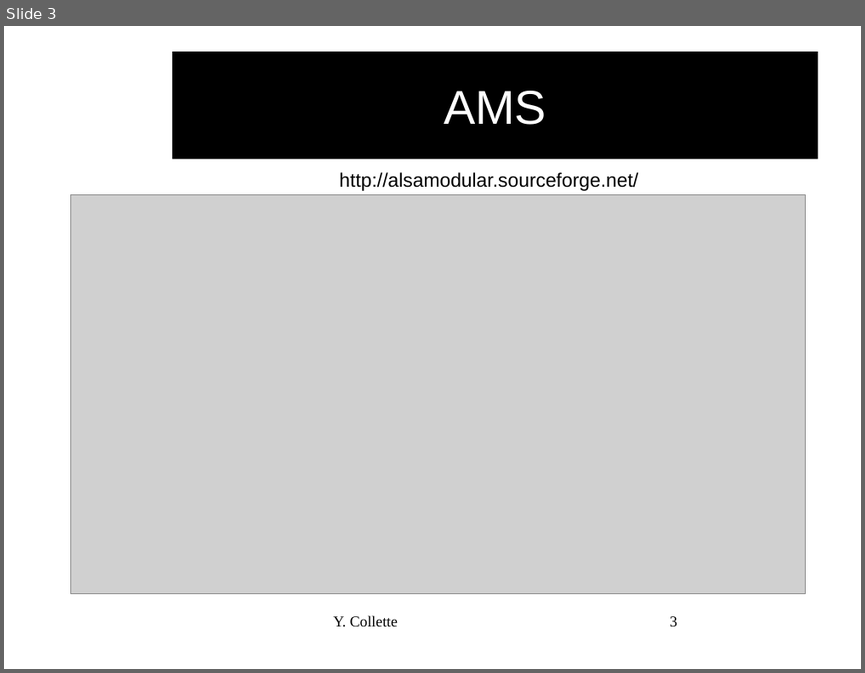
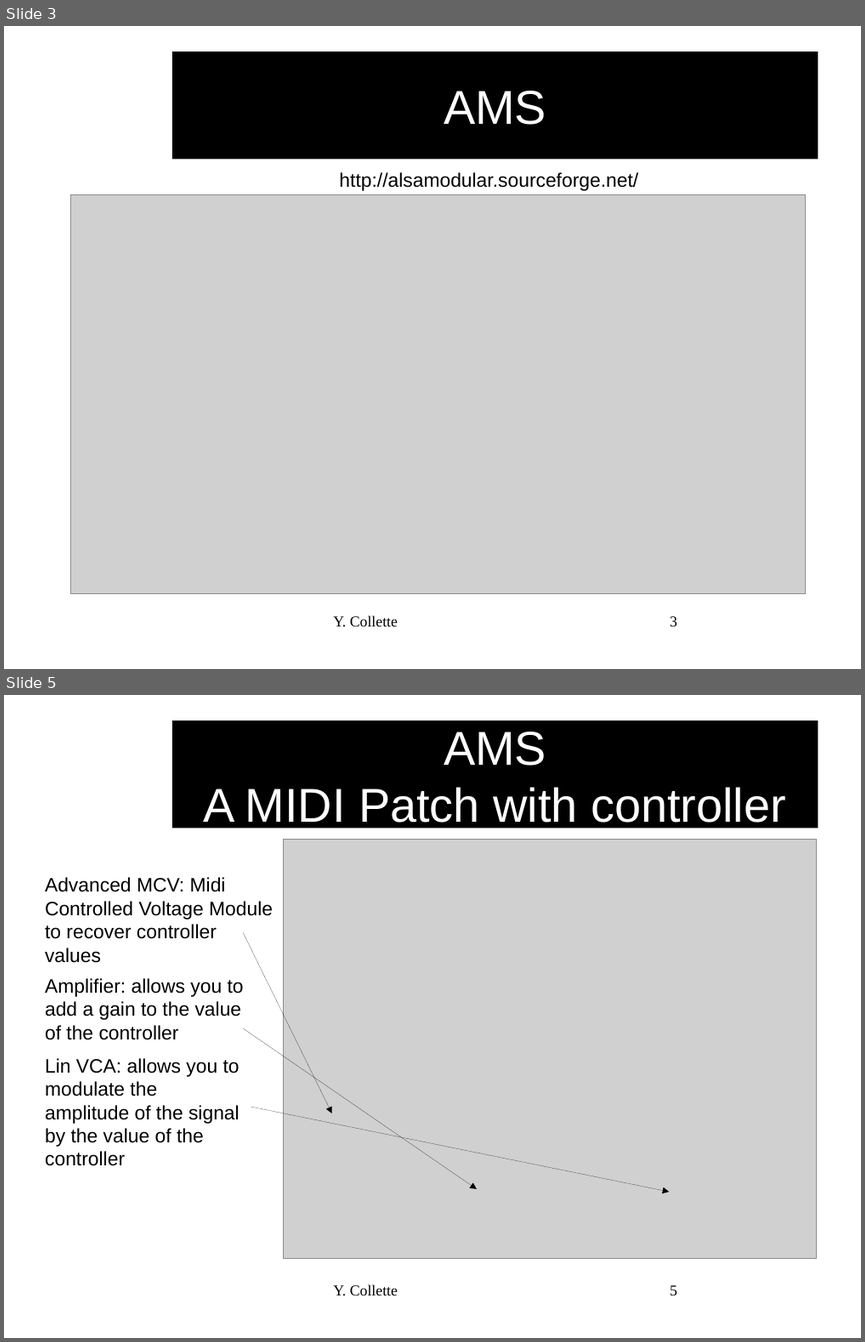
Before and after one commit to audinux/audinux.github.io, a slide deck: workshop/audio/AMS.odp. Shown one above the other, each under a label of ours: slide 3 before the commit, slides 3 and 5 after it; the slides between them are not shown. The pictures are 865x673 and 865x1342 pixels, drawn with LibreOffice and Linux fonts; fonts in the diff are those of the drawing; grey boxes stand for pictures; background and template pictures are left out. Boxes give left, top, right and bottom in pixels: in the first picture for what was removed or moved away, otherwise in the second. Text is boxed around its words. In the diff, an @@ line names an element or a change of style, - is before the commit and + after.

```diff
--- a/workshop/audio/AMS.odp
+++ b/workshop/audio/AMS.odp
@@ slide 5 added at <box>4,695,861,1338</box>, background #FFFFFF @@
@@ title added at <box>172,721,819,828</box>, fill #000000, 44 pt, text #FFFFFF @@
+AMS
+A MIDI Patch with controller
@@ picture added at <box>283,839,816,1259</box> @@
@@ text added at <box>45,877,273,963</box>, 18 pt, text #000000 @@
+Advanced MCV: Midi Controlled Voltage Module to recover controller values
@@ arrow added from (244, 933) to (332, 1113), #000000 0 pt @@
@@ text added at <box>45,978,244,1040</box>, 18 pt, text #000000 @@
+Amplifier: allows you to add a gain to the value of the controller
@@ arrow added from (244, 1028) to (477, 1189), #000000 0 pt @@
@@ text added at <box>45,1058,239,1166</box>, 18 pt, text #000000 @@
+Lin VCA: allows you to modulate the amplitude of the signal by the value of the controller
@@ arrow added from (251, 1106) to (670, 1191), #000000 0 pt @@
@@ text added at <box>333,1284,398,1295</box>, 14 pt, text #000000 @@
+Y. Collette
@@ page number added at <box>670,1285,677,1295</box>, 14 pt, text #000000 @@
+5
```
Also in this commit, not shown: 4 slides changed, 1 other slide added, 2 slides removed, 4 other files.
